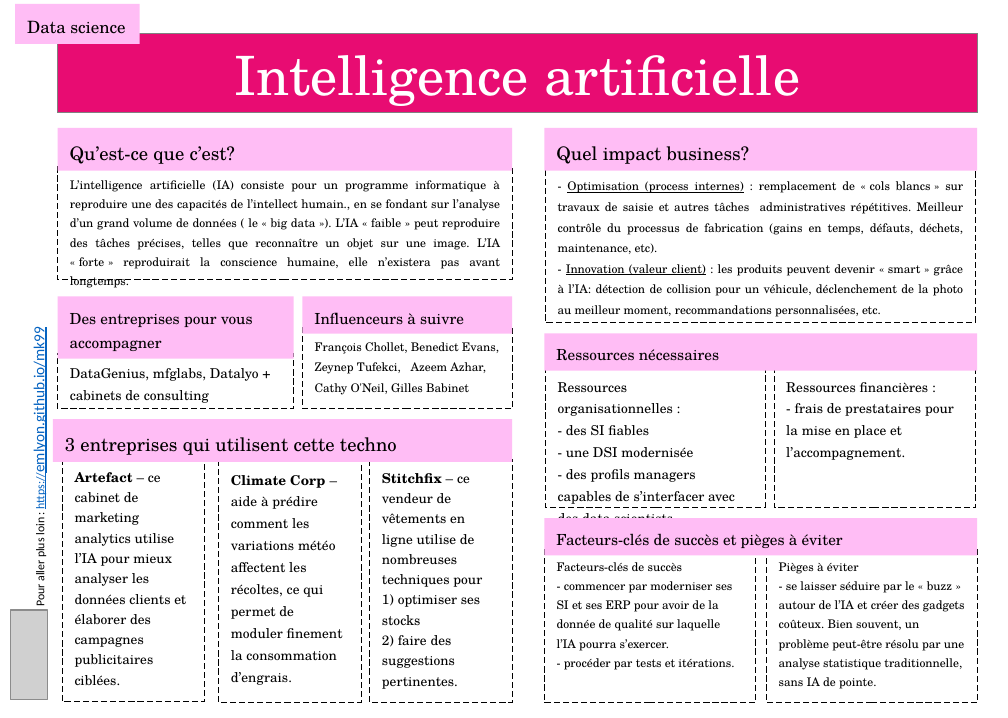
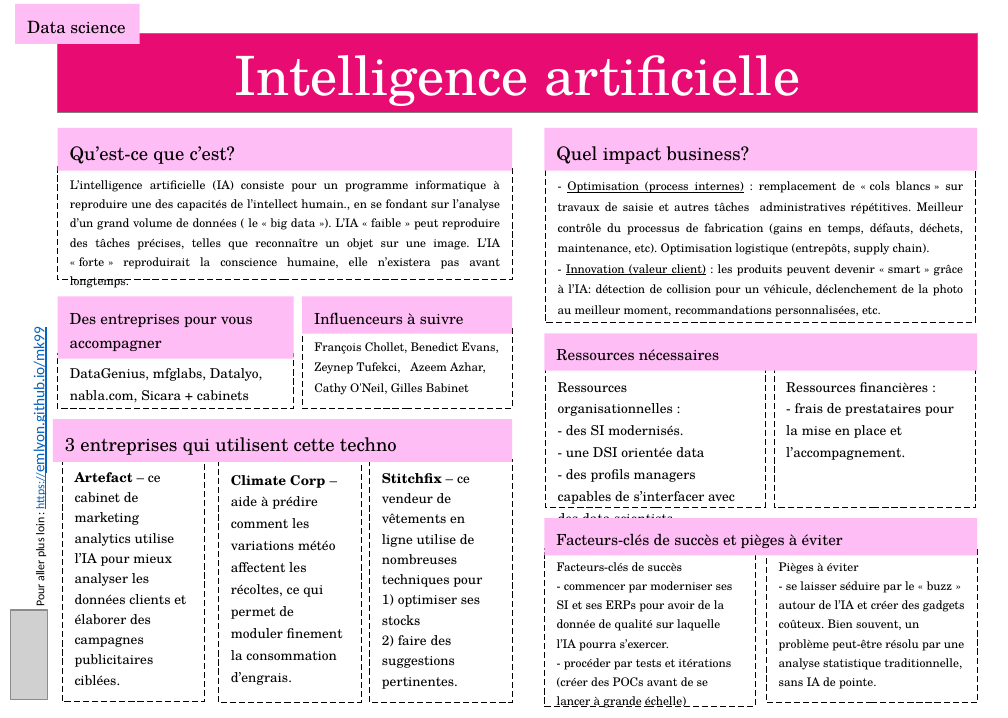
Before and after one commit to emlyon/chaire-implid, a slide deck: slide 2 of docs/content/cards.pptx. Drawn at 1008x718 pixels with LibreOffice and Linux fonts; fonts in the diff are those of the drawing; grey boxes stand for pictures. Boxes give left, top, right and bottom in pixels: in the first picture for what was removed or moved away, otherwise in the second. Text is boxed around its words. In the diff, an @@ line names an element or a change of style, - is before the commit and + after.

```diff
--- a/docs/content/cards.pptx
+++ b/docs/content/cards.pptx
@@ subtitle at bbox=[558, 181, 963, 255]: text changed @@
-- Optimisation (process internes) : remplacement de « cols blancs » sur travaux de saisie et autres tâches administratives répétitives. Meilleur contrôle du processus de fabrication (gains en temps, défauts, déchets, maintenance, etc).
+- Optimisation (process internes) : remplacement de « cols blancs » sur travaux de saisie et autres tâches administratives répétitives. Meilleur contrôle du processus de fabrication (gains en temps, défauts, déchets, maintenance, etc). Optimisation logistique (entrepôts, supply chain).
@@ text in rectangle at bbox=[70, 368, 262, 403]: text changed @@
-DataGenius, mfglabs, Datalyo + cabinets de consulting
+DataGenius, mfglabs, Datalyo, nabla.com, Sicara + cabinets
@@ text in rectangle at bbox=[558, 382, 735, 518]: text changed @@
-Ressources organisationnelles :
-- des SI fiables
-- une DSI modernisée
-- des profils managers capables de s’interfacer avec des data scientists
+Ressources organisationnelles :
+- des SI modernisés.
+- une DSI orientée data
+- des profils managers capables de s’interfacer avec des data scientists
@@ rectangle "Facteurs-clés de succès - commencer ...": place and size @@
-rectangle "Facteurs-clés de succès - commencer ..." at bbox=[545, 548, 756, 702]
+rectangle "Facteurs-clés de succès - commencer ..." at bbox=[545, 548, 756, 706]
@@ text in rectangle at bbox=[557, 562, 733, 708]: text changed @@
-Facteurs-clés de succès
-- commencer par moderniser ses SI et ses ERP pour avoir de la donnée de qualité sur laquelle l’IA pourra s’exercer.
-- procéder par tests et itérations.
+Facteurs-clés de succès
+- commencer par moderniser ses SI et ses ERPs pour avoir de la donnée de qualité sur laquelle l’IA pourra s’exercer.
+- procéder par tests et itérations (créer des POCs avant de se lancer à grande échelle)
```
Also in this commit, not shown: 6 other slides changed, 28 other files.
